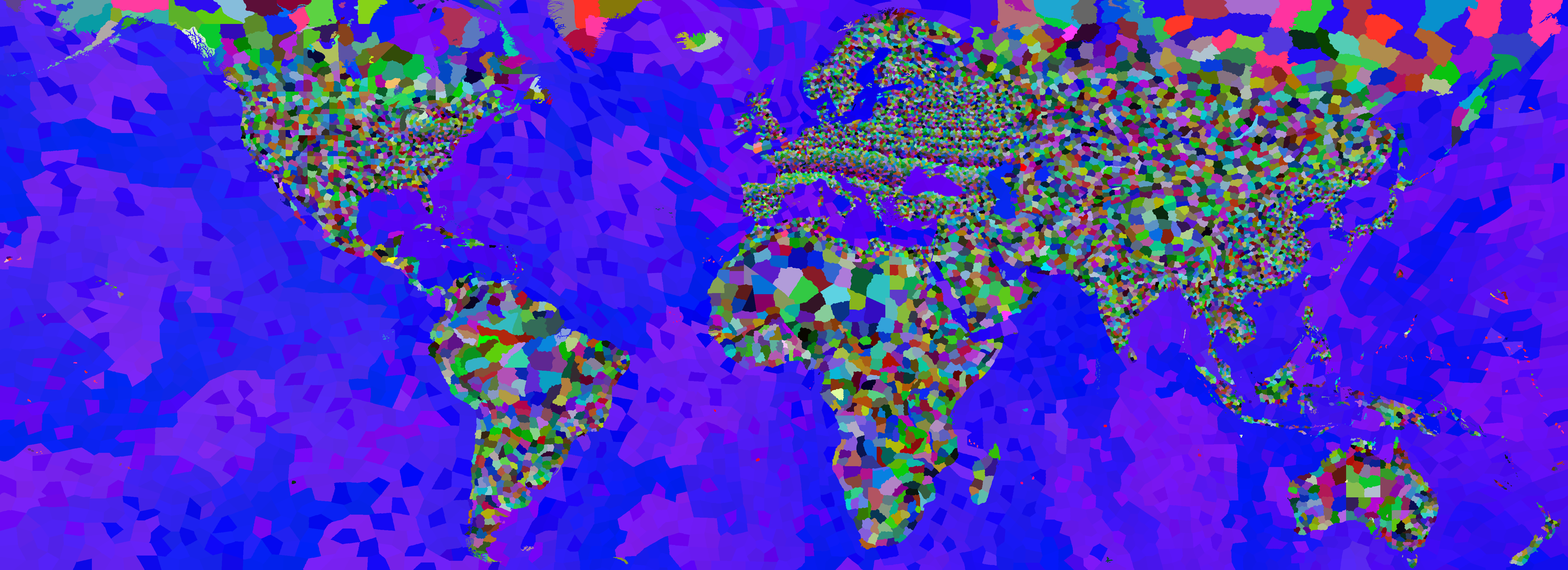
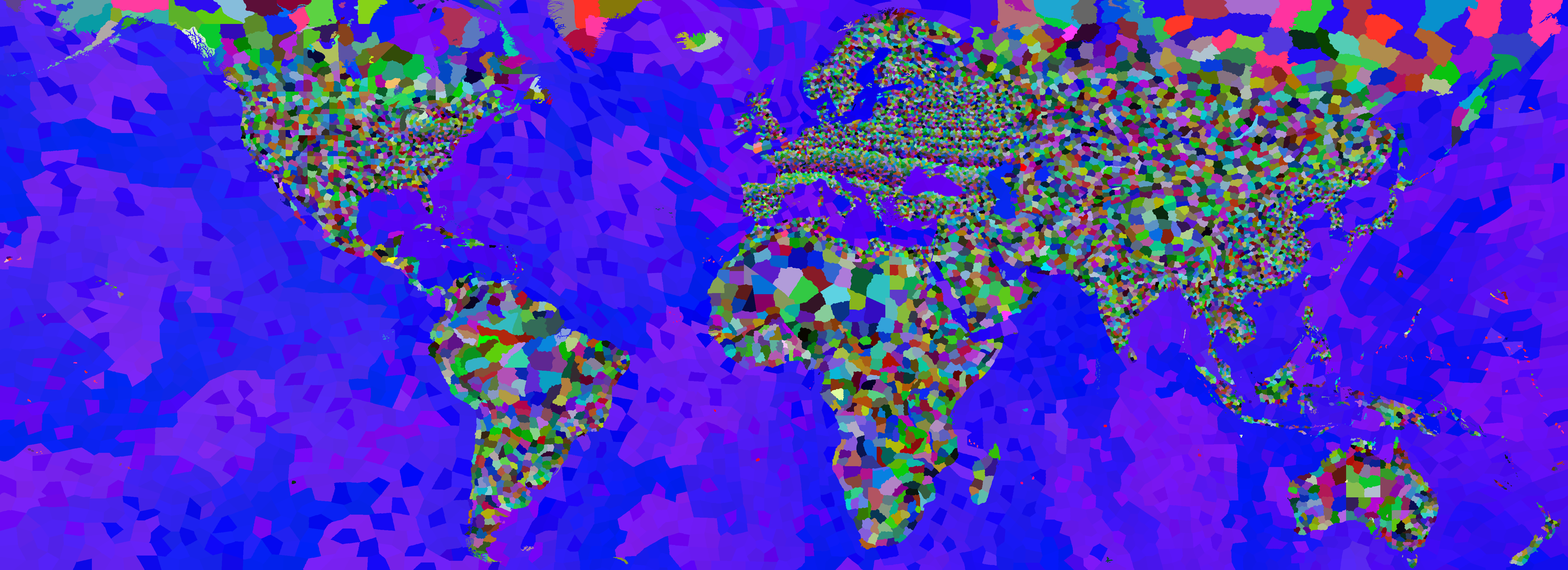
Two versions of the same layered image (1568 x 570). Layer-by-layer changes:
painted on "provinces.bmp" over (x1=1411, y1=308, x2=1422, y2=324)
